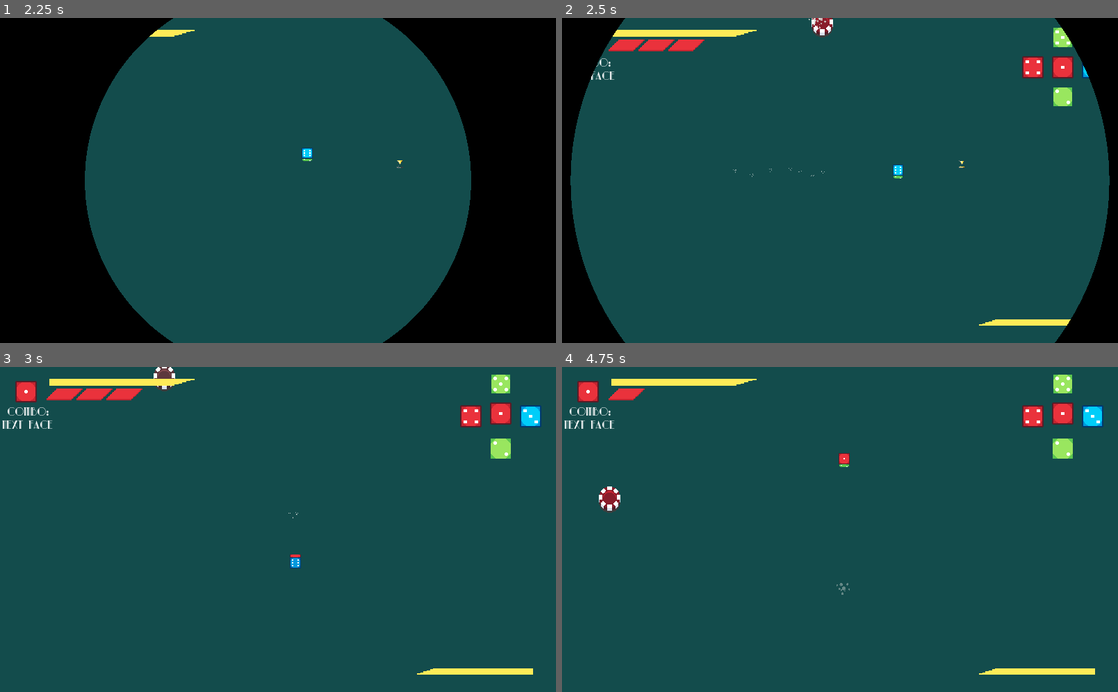
Above: before the commit, frames 1-4 (two rows, left to right).
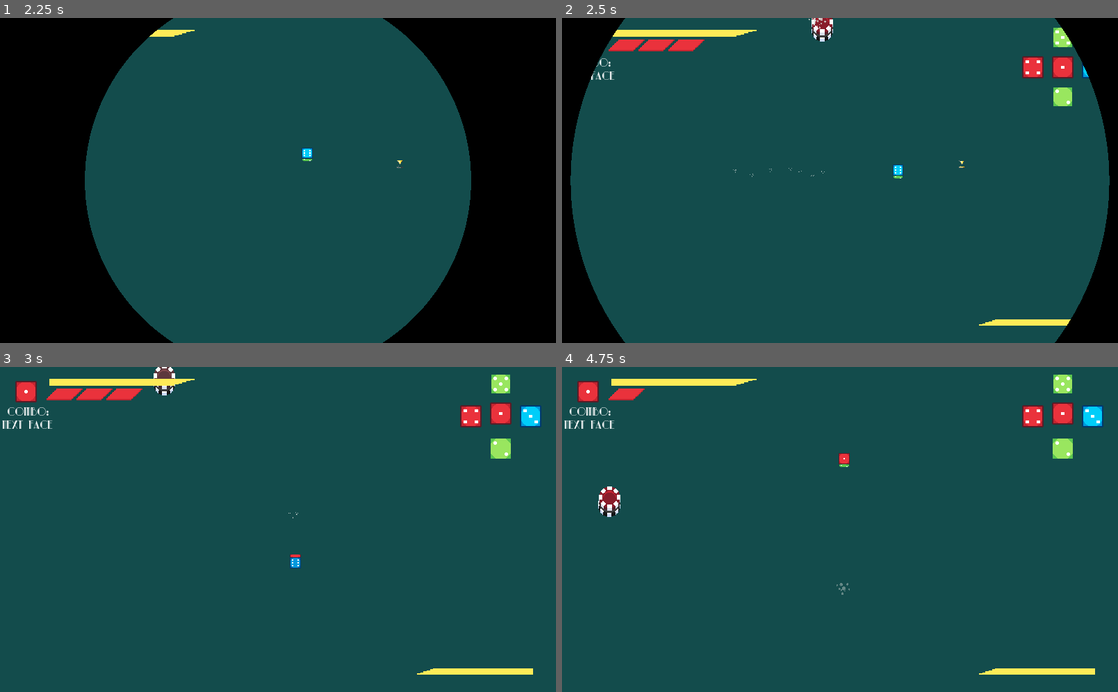
Above: after the commit, the same moments.

Repository: andrebariani/gmtk2022
Game: Godot game, scene res://src/ui/menu/MainMenu.tscn
Two runs of this game, one before a commit and one after it. Both use one fixed random seed, a clock stepped at 60 frames per second and the inputs below. The engine's default icon, where the game draws it, is replaced by a stand-in: a white triangle on a blue panel in a dark square.
Inputs (mouse positions are in pixels of both pictures, inside the frame that each line leads up to):
- Up to frame 1 (2.25 s): click "Play" at 0.5 s; click "Play" at 1.25 s; tap Enter (ui_accept) at 2 s; move the mouse to (400, 164) at 2.02 s; hold D (move_right) from 2.03 s (still down); click (400, 164) at 2.1 s
- Up to frame 2 (2.5 s): keep holding D (move_right); tap Enter (ui_accept) at 2.27 s
- Up to frame 3 (3 s): move the mouse to (166, 545) at 2.77 s; release D (move_right) at 2.78 s; hold S (move_down) from 2.78 s (still down); tap Space (roll) at 2.85 s
- Up to frame 4 (4.75 s): tap Enter (ui_accept) at 3.02, 4.52 s; move the mouse to (895, 458) at 3.52 s; release S (move_down) at 3.53 s; hold D (move_right) 3.53-4.28 s; click (895, 458) at 3.6 s; move the mouse to (812, 594) at 4.27 s; hold W (move_up) from 4.28 s (still down); tap Space (roll) at 4.35 s

Frame 1 is identical in both runs. In frame 2, less than 0.1% of the frame differs, in the area x 44-49%, y 3-8%; in frame 3, less than 0.1%; in frame 4, less than 0.1%, in the area x 6-11%, y 41-47%.

Commit message:
super enemy com chip preto, fix de auto-saturacao

Diff:
--- a/src/Main.gd
+++ b/src/Main.gd
@@ -43,8 +43,10 @@
 		faces.get_face(Constants.LEFT),
 		faces.get_face(Constants.RIGHT),
 		faces.get_face(Constants.DOWN))
+
+	GlobalNode.current_color = faces.get_current_enemy_type()
 	for enemy in get_tree().get_nodes_in_group("enemies"):
-		enemy.set_highlighted_color(faces.get_current_enemy_type())
+		enemy.set_highlighted_color(GlobalNode.current_color)
 
 	camera.shake_camera(80)
 
--- /dev/null
+++ b/src/entities/enemies/BlackChip.tscn
@@ -0,0 +1,10 @@
+[gd_scene load_steps=2 format=2]
+
+[ext_resource path="res://assets/chips/black_chip.png" type="Texture" id=1]
+
+[node name="BlackChip" type="Node2D"]
+show_behind_parent = true
+
+[node name="Sprite" type="Sprite" parent="."]
+position = Vector2( -0.5, 11 )
+texture = ExtResource( 1 )
--- a/src/entities/enemies/Enemy_base.gd
+++ b/src/entities/enemies/Enemy_base.gd
@@ -37,6 +37,7 @@
 	$AnimationPlayer.play(animation_name)
 	movement_status = GOING_DOWN
 	color = Constants.enemy_colors[color_number]
+	set_highlighted_color(GlobalNode.current_color)
 	on_ready()
 
 
--- a/src/entities/enemies/Super_enemy.gd
+++ b/src/entities/enemies/Super_enemy.gd
@@ -9,6 +9,7 @@
 onready var melee_enemy = preload("res://src/entities/enemies/Melee_enemy.tscn")
 onready var ranged_enemy = preload("res://src/entities/enemies/Ranged_enemy.tscn")
 onready var protector_enemy = preload("res://src/entities/enemies/Protector_enemy.tscn")
+export(PackedScene) var black_chip
 
 func _ready():
 	current_enemy = melee_enemy.instance()
@@ -16,7 +17,12 @@
 	current_enemy.global_position = global_position
 	current_enemy.connect("enemy_died", self, "_on_enemy_melee_death")
 	get_parent().call_deferred("add_child", current_enemy)
+	add_black_chip(current_enemy)
 
+
+func add_black_chip(enemy):
+	var chip = black_chip.instance()
+	enemy.call_deferred("add_child", chip)
 
 func _on_enemy_melee_death():
 	var spawn_pos = current_enemy.global_position
@@ -26,6 +32,7 @@
 	current_enemy.global_position = spawn_pos
 	current_enemy.connect("enemy_died", self, "_on_enemy_ranged_death")
 	get_parent().call_deferred("add_child", current_enemy)
+	add_black_chip(current_enemy)
 
 func _on_enemy_ranged_death():
 	var spawn_pos = current_enemy.global_position
@@ -35,6 +42,7 @@
 	current_enemy.global_position = spawn_pos
 	current_enemy.connect("enemy_died", self, "_on_enemy_protector_death")
 	get_parent().call_deferred("add_child", current_enemy)
+	add_black_chip(current_enemy)
 
 func _on_enemy_protector_death():
 	queue_free()
--- a/src/entities/enemies/Super_enemy.tscn
+++ b/src/entities/enemies/Super_enemy.tscn
@@ -1,6 +1,8 @@
-[gd_scene load_steps=2 format=2]
+[gd_scene load_steps=3 format=2]
 
 [ext_resource path="res://src/entities/enemies/Super_enemy.gd" type="Script" id=1]
+[ext_resource path="res://src/entities/enemies/BlackChip.tscn" type="PackedScene" id=2]
 
 [node name="Super_enemy" type="Node2D"]
 script = ExtResource( 1 )
+black_chip = ExtResource( 2 )
--- a/src/global/Global.gd
+++ b/src/global/Global.gd
@@ -7,6 +7,8 @@
 var current_stage = 0
 var should_advance_stage = false
 
+var current_color = 0
+
 var _in_cutscene = false
 func set_in_cutscene(value):
 	_in_cutscene = value
Binary file added: assets/chips/black_chip.png
